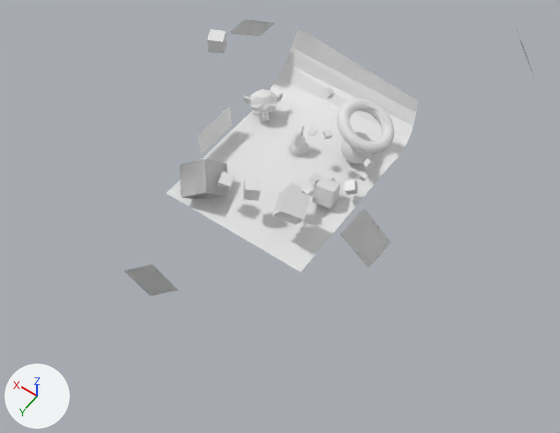
What one commit did to the Blender file Assets/DemoScene/SourceModel~/DemoScene.blend.
Camera for both pictures: a 50 mm camera at (-29.6, 40.5, 54.4) aimed at (-5.5, 6.8, 1.4). Every picture has the same lights, and +X, +Y and +Z are marked at lower left.

The older version as bpy lines, for what is in view:
```python
ob_emission = bpy.data.objects.new('Emission', me_suzanne_001)
ob_emission.location = (4.13, -3.91, 0.92)
ob_emission.rotation_euler = (0.0, 0.0, -2.42)  # degrees (0, 0, -139)
ob_emission.scale = (1.5, 1.5, 1.5)
ob_highdef = bpy.data.objects.new('HighDef', me_suzanne)
ob_highdef.location = (4.13, -3.91, 0.92)
ob_highdef.rotation_euler = (0.0, 0.0, -2.42)  # degrees (0, 0, -139)
ob_highdef.scale = (1.5, 1.5, 1.5)
ob_lowdef = bpy.data.objects.new('LowDef', me_suzanne_002)
ob_lowdef.location = (4.13, -3.91, 0.92)
ob_lowdef.rotation_euler = (0.0, 0.0, -2.42)  # degrees (0, 0, -139)
ob_lowdef.scale = (1.5, 1.5, 1.5)
```
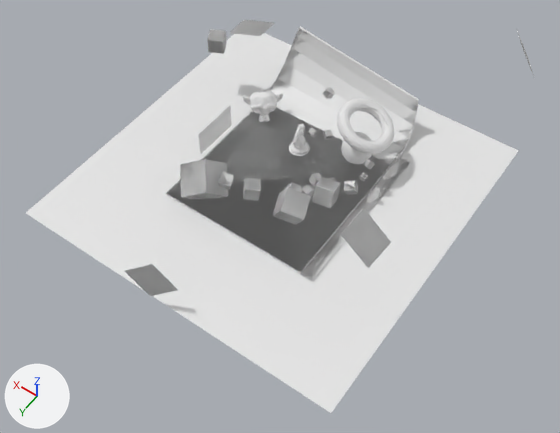
Scene script edits in JSON lines:
```json
{"block": "me_suzanne_002", "where": "me_suzanne_002.from_pydata(...)  # 559 vertices, 942 faces; spans x -8.6..15.2, y -15.5..4.7, z -1.6..8.0"}
{"block": "me_suzanne_002", "where": "# used by ob_lowdef; location = (4.13, -3.91, 0.92); rotation_euler = (0.0, 0.0, -2.42), in degrees (0, 0, -139); scale = (1.5, 1.5, 1.5)"}
{"block": "me_suzanne_002", "where": "# verts and faces of me_suzanne_002; kept vertices keep their numbers, new ones are numbered from 559"}
{"block": "me_suzanne_002", "change": "me_suzanne_002 part 1"}
{"op": "add", "block": "me_suzanne_002", "code": "verts[559] = (8.1, -4.4, -1.1)"}
{"op": "add", "block": "me_suzanne_002", "code": "verts[560] = (8.8, -5.0, -1.0)  # pixel (409, 162)"}
{"op": "add", "block": "me_suzanne_002", "code": "verts[561] = (0.9, -12.7, -1.1)  # pixel (299, 273)"}
{"op": "add", "block": "me_suzanne_002", "code": "verts[562] = (1.6, -13.3, -1.0)  # pixel (312, 280)"}
{"op": "add", "block": "me_suzanne_002", "code": "faces += [(559, 561, 562), (559, 562, 560)]  # mat_mat2 (white #e7e7e7)"}
{"block": "me_suzanne_001", "where": "me_suzanne_001.from_pydata(...)  # 728 vertices, 711 faces; spans x -8.6..15.2, y -15.5..4.7, z -1.6..8.0"}
{"block": "me_suzanne_001", "where": "# used by ob_emission; location = (4.13, -3.91, 0.92); rotation_euler = (0.0, 0.0, -2.42), in degrees (0, 0, -139); scale = (1.5, 1.5, 1.5)"}
{"block": "me_suzanne_001", "where": "# verts and faces of me_suzanne_001; kept vertices keep their numbers, new ones are numbered from 728"}
{"block": "me_suzanne_001", "change": "me_suzanne_001 part 2"}
{"op": "add", "block": "me_suzanne_001", "code": "verts[728] = (8.1, -4.4, -1.1)"}
{"op": "add", "block": "me_suzanne_001", "code": "verts[729] = (8.8, -5.0, -1.0)  # pixel (409, 162)"}
{"op": "add", "block": "me_suzanne_001", "code": "verts[730] = (0.9, -12.7, -1.1)  # pixel (299, 273)"}
{"op": "add", "block": "me_suzanne_001", "code": "verts[731] = (1.6, -13.3, -1.0)  # pixel (312, 280)"}
{"op": "add", "block": "me_suzanne_001", "code": "faces += [(728, 730, 731, 729)]"}
{"op": "add", "block": "me_suzanne_001", "code": "me_suzanne_001.materials.append(mat_mat2)  # white #e7e7e7"}
{"op": "remove", "block": "ob_highdef", "code": "ob_highdef.hide_set(True)"}
```

Changed parts and their boxes [x1, y1, x2, y2] in the pictures (560 x 433 px):
```json
{"object": "HighDef", "change": "shown", "after": [26, 26, 519, 413]}
{"part": 1, "of": "me_suzanne_002", "change": "added", "after": [304, 158, 409, 280]}
{"part": 2, "of": "me_suzanne_001", "change": "added", "after": [300, 158, 410, 281]}
```
